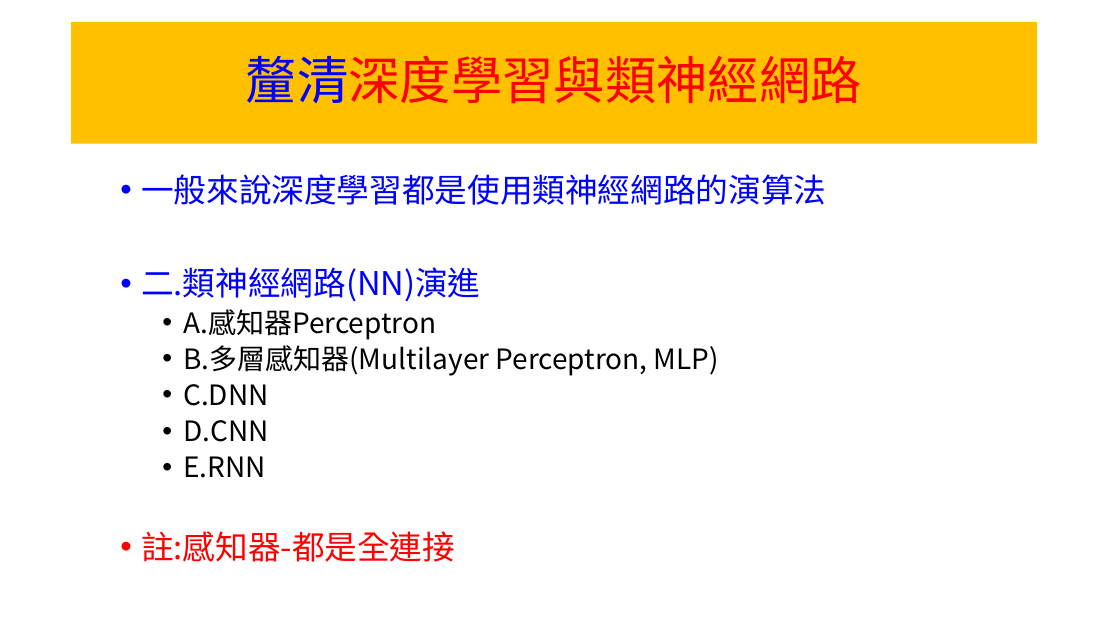
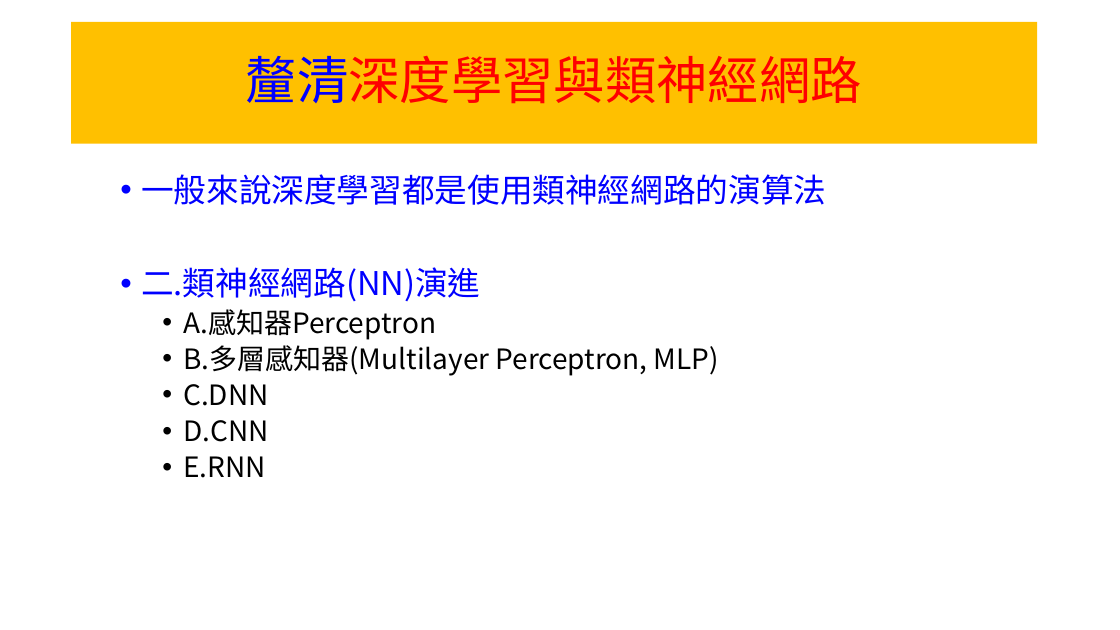
Before and after one commit to chih-chengwu/Artificial-Intelligence-MD, a slide deck: slide 3 of A-2-功能強大-類神經網路的由來.pptx. Drawn at 1120x630 pixels with LibreOffice and Linux fonts; fonts in the diff are those of the drawing. Boxes give left, top, right and bottom in pixels: in the first picture for what was removed or moved away, otherwise in the second. Text is boxed around its words. In the diff, an @@ line names an element or a change of style, - is before the commit and + after.

```diff
--- a/A-2-功能強大-類神經網路的由來.pptx
+++ b/A-2-功能強大-類神經網路的由來.pptx
@@ text at [141,531,455,562]: paragraph removed @@
-• 註:感知器-都是全連接
```
Also in this commit, not shown: 1 other slide changed, 53 other files.
